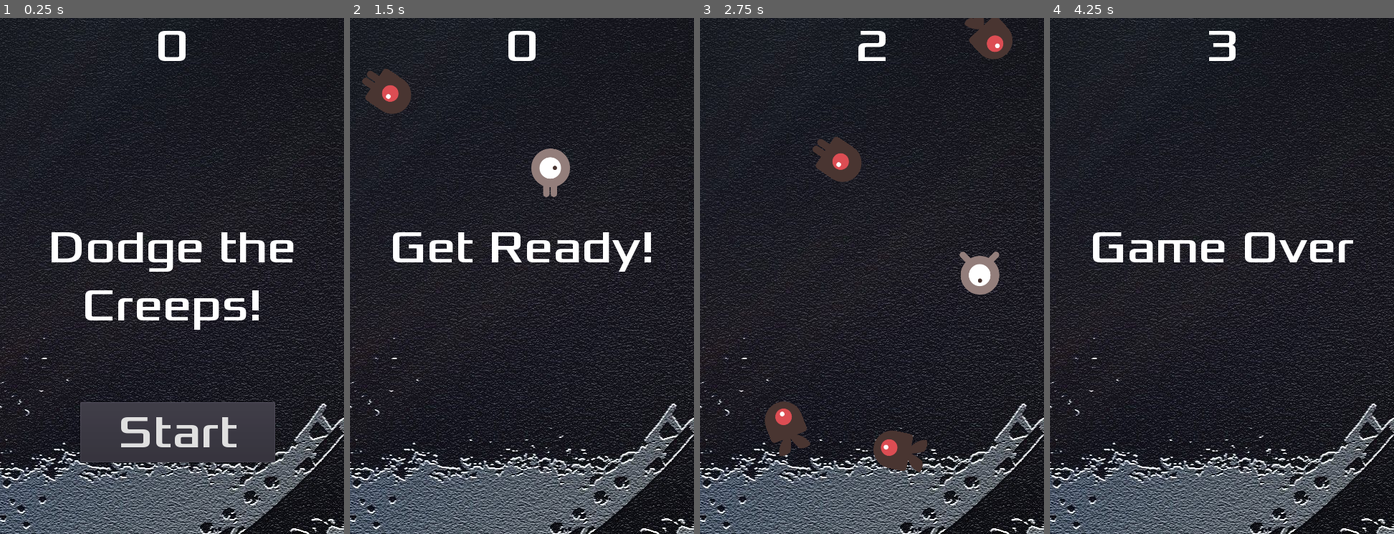
Above: before the commit, frames 1-4 (left to right).
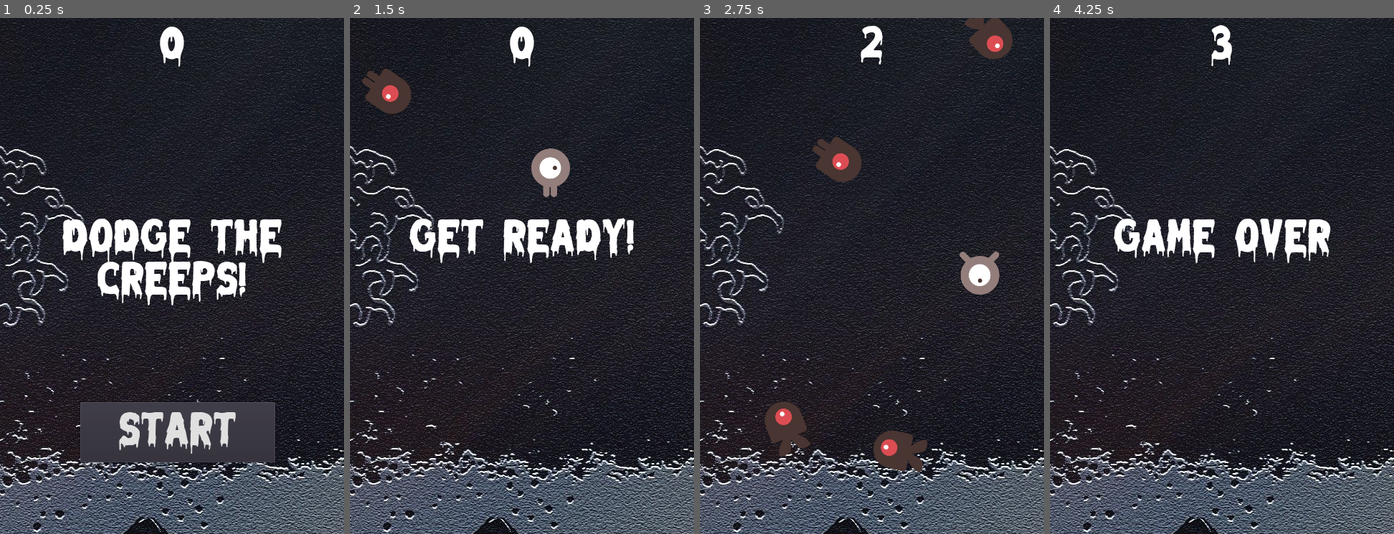
Above: after the commit, the same moments.

Repository: sumx86/Dodge-The-Creeps-tutorial
Game: Godot game, scene res://Main.tscn
Two runs of this game, one before a commit and one after it. Both use one fixed random seed, a clock stepped at 60 frames per second and the inputs below.
Inputs:
- Up to frame 1 (0.25 s): no input
- Up to frame 2 (1.5 s): click "Start" at 0.5 s; tap Enter (start_game) at 1.25, 1.35 s; hold Right (move_right) from 1.28 s (still down)
- Up to frame 3 (2.75 s): release Right (move_right) at 2.03 s; hold Down (move_down) from 2.03 s (still down); tap Enter (start_game) at 2.1 s
- Up to frame 4 (4.25 s): release Down (move_down) at 2.78 s; hold Right (move_right) 2.78-3.53 s; tap Enter (start_game) at 2.85, 3.6 s; hold Up (move_up) from 3.53 s (still down)

The runs differ from the first frame. In frame 1, 35% of the frame differs, in the area x 0-100%, y 0-100%; in frame 2, 34%; in frame 3, 30%; in frame 4, 34%.

Commit message:
Add files via upload

Diff:
--- a/dodge-the-creeps/HUD.tscn
+++ b/dodge-the-creeps/HUD.tscn
@@ -1,6 +1,6 @@
 [gd_scene load_steps=6 format=2]
 
-[ext_resource path="res://fonts/Xolonium-Regular.ttf" type="DynamicFontData" id=1]
+[ext_resource path="res://fonts/Melted Monster.ttf" type="DynamicFontData" id=1]
 [ext_resource path="res://HUD.gd" type="Script" id=2]
 
 [sub_resource type="DynamicFont" id=1]
@@ -22,6 +22,7 @@
 custom_fonts/font = SubResource( 1 )
 text = "0"
 align = 1
+valign = 1
 
 [node name="Message" type="Label" parent="."]
 anchor_top = 0.5
--- a/dodge-the-creeps/Main.gd
+++ b/dodge-the-creeps/Main.gd
@@ -3,17 +3,33 @@
 export(PackedScene) var mob_scene
 var mob
 var mob_spawn_location
+var mob_linear_velocity
 var score
+var paused
+var running_state
 
 func _ready():
 	randomize()
+	$MobTimer.add_to_group("timers")
+	$ScoreTimer.add_to_group("timers")
 	#self.new_game()
 
-# Called every frame. 'delta' is the elapsed time since the previous frame.
+#Called every frame. 'delta' is the elapsed time since the previous frame.
 #func _process(delta):
 #	pass
 
+func _unhandled_input(event):
+	if(event is InputEventKey):
+		if(event.pressed and event.scancode == KEY_ESCAPE):
+			if(self.running_state):
+				self.toggle_pause_state()
+
+func toggle_pause_state():
+	$Player.set_locked_mode(not $Player.get_locked_mode())
+	self.pause_timers()
+
 func game_over():
+	self.running_state = false
 	$Music.stop()
 	$DeathSound.play()
 	$ScoreTimer.stop()
@@ -22,14 +38,14 @@
 	$HUD.show_game_over()
 
 func new_game():
+	self.running_state = true
 	self.score = 0
 	$HUD.update_score(self.score)
 	$HUD.show_message("Get Ready!")
 
 	$Player.spawn($StartPosition.position)
 	$StartTimer.start()
-	$MobTimer.start()
-	$ScoreTimer.start()
+	self.start_timers()
 	$Music.play()
 
 func _on_MobTimer_timeout():
@@ -64,3 +80,12 @@
 func _on_ScoreTimer_timeout():
 	self.score += 1
 	$HUD.update_score(self.score)
+
+func start_timers():
+	for timer in self.get_tree().get_nodes_in_group("timers"):
+		timer.set_paused(false)
+		timer.start()
+
+func pause_timers():
+	for timer in self.get_tree().get_nodes_in_group("timers"):
+		timer.set_paused(not timer.is_paused())
--- a/dodge-the-creeps/Main.tscn
+++ b/dodge-the-creeps/Main.tscn
@@ -20,9 +20,9 @@
 [node name="TextureRect" type="TextureRect" parent="."]
 anchor_right = 1.0
 anchor_bottom = 1.0
-margin_left = -1272.0
+margin_left = -1024.0
 margin_top = -64.0
-margin_right = 168.0
+margin_right = 416.0
 margin_bottom = 416.0
 texture = ExtResource( 5 )
 expand = true
--- a/dodge-the-creeps/Mob.tscn
+++ b/dodge-the-creeps/Mob.tscn
@@ -10,20 +10,20 @@
 
 [sub_resource type="SpriteFrames" id=1]
 animations = [ {
-"frames": [ ExtResource( 1 ), ExtResource( 5 ) ],
+"frames": [ ExtResource( 3 ), ExtResource( 4 ) ],
 "loop": true,
-"name": "walk",
-"speed": 3.0
+"name": "swim",
+"speed": 5.0
 }, {
 "frames": [ ExtResource( 2 ), ExtResource( 6 ) ],
 "loop": true,
 "name": "fly",
 "speed": 5.0
 }, {
-"frames": [ ExtResource( 3 ), ExtResource( 4 ) ],
+"frames": [ ExtResource( 1 ), ExtResource( 5 ) ],
 "loop": true,
-"name": "swim",
-"speed": 5.0
+"name": "walk",
+"speed": 3.0
 } ]
 
 [sub_resource type="CapsuleShape2D" id=2]
--- a/dodge-the-creeps/Player.gd
+++ b/dodge-the-creeps/Player.gd
@@ -43,7 +43,9 @@
 		self.position += velocity * delta
 		self.position.x = clamp(self.position.x, 0, self.screen_size.x)
 		self.position.y = clamp(self.position.y, 0, self.screen_size.y)
-
+	else:
+		$AnimatedSprite.stop()
+		$AnimatedSprite.set_frame(0)
 
 func determine_animation(velocity: Vector2):
 	if(velocity.x != 0):
@@ -59,3 +61,10 @@
 	self.hide()
 	self.emit_signal("hit")
 	$CollisionShape2D.set_deferred("disabled", true)
+
+
+func get_locked_mode():
+	return self.lockedMode
+
+func set_locked_mode(mode: bool):
+	self.lockedMode = mode
--- /dev/null
+++ b/dodge-the-creeps/TimersManager.tscn
@@ -0,0 +1,13 @@
+[gd_scene load_steps=2 format=2]
+
+[sub_resource type="GDScript" id=1]
+script/source = "extends Node
+
+export var timers = {}
+
+func _ready():
+	pass
+"
+
+[node name="TimersManager" type="Node"]
+script = SubResource( 1 )
Binary file added: dodge-the-creeps/fonts/Melted Monster.ttf
